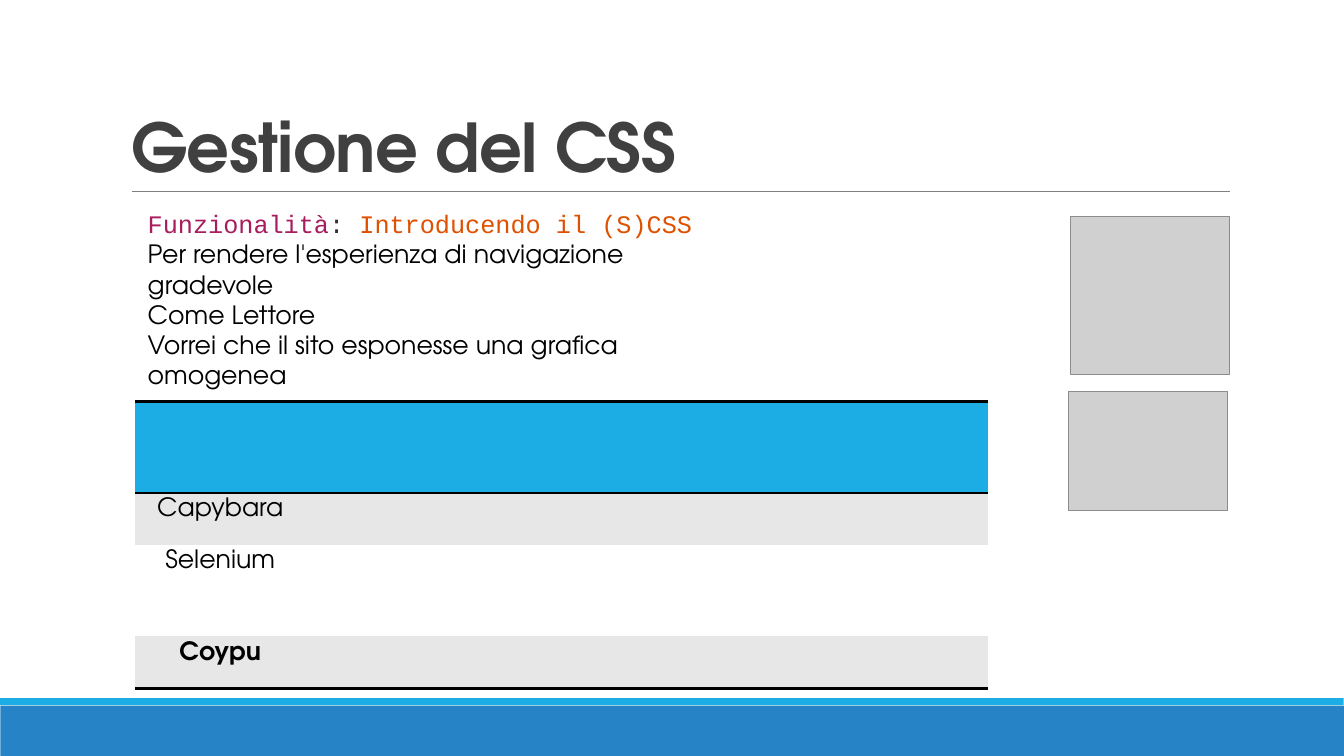
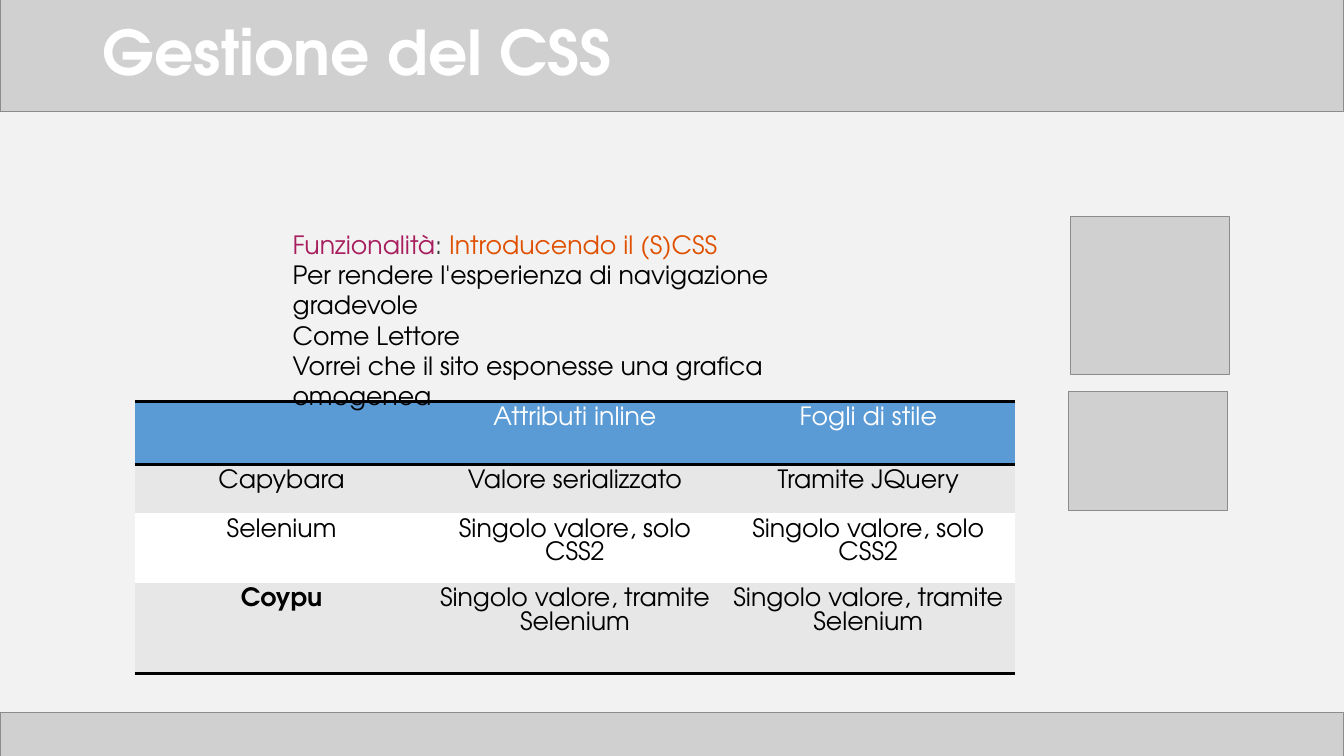
Before and after one commit to TTia/xblog-thesis, a slide deck: slide 18 of Presentazione.pptx. Drawn at 1344x756 pixels with LibreOffice and Linux fonts; fonts in the diff are those of the drawing; grey boxes stand for pictures. Boxes give left, top, right and bottom in pixels: in the first picture for what was removed or moved away, otherwise in the second. Text is boxed around its words. In the diff, an @@ line names an element or a change of style, - is before the commit and + after.

```diff
--- a/Presentazione.pptx
+++ b/Presentazione.pptx
@@ background #FFFFFF to #F2F2F2 @@
@@ picture added at (x1=0, y1=0, x2=1344, y2=112) @@
@@ title "Gestione del CSS" moved from (x1=131, y1=120, x2=676, y2=192) to (x1=102, y1=28, x2=612, y2=75) @@
@@ title "Gestione del CSS" at (x1=102, y1=28, x2=612, y2=75): size 48 to 44 pt, text colour #404040 to #FFFFFF, letter spacing -0.5 to 0 pt; line spacing 0.85 to 0.9; vertical alignment bottom to middle @@
@@ line removed from (132, 192) to (1231, 192) @@
@@ text "Funzionalità: Introducendo il (S)CSS" moved from (x1=148, y1=215, x2=692, y2=390) to (x1=293, y1=235, x2=769, y2=411) @@
@@ text at (x1=293, y1=235, x2=717, y2=266): font Courier New to TeX Gyre Adventor in "Funzionalità: Introducendo il (S)CSS" @@
@@ table at (x1=135, y1=402, x2=1015, y2=676) @@
-column 2:  |  |  | 
-column 3:  |  |  | 
-column 4:  |  |  | 
-column 5:  |  |  | 
+column 2: Attributi inline | Valore serializzato | Singolo valore, solo CSS2 | Singolo valore, tramite Selenium
+column 3: Fogli di stile | Tramite JQuery | Singolo valore, solo CSS2 | Singolo valore, tramite Selenium
@@ table resized from (x1=135, y1=402, x2=988, y2=690) to (x1=135, y1=402, x2=1015, y2=676) @@
@@ rectangle removed at (x1=0, y1=706, x2=1344, y2=756) @@
@@ rectangle removed at (x1=0, y1=699, x2=1344, y2=706) @@
@@ picture added at (x1=0, y1=713, x2=1344, y2=756) @@
```
Also in this commit, not shown: 20 other slides changed, 4 other files.
